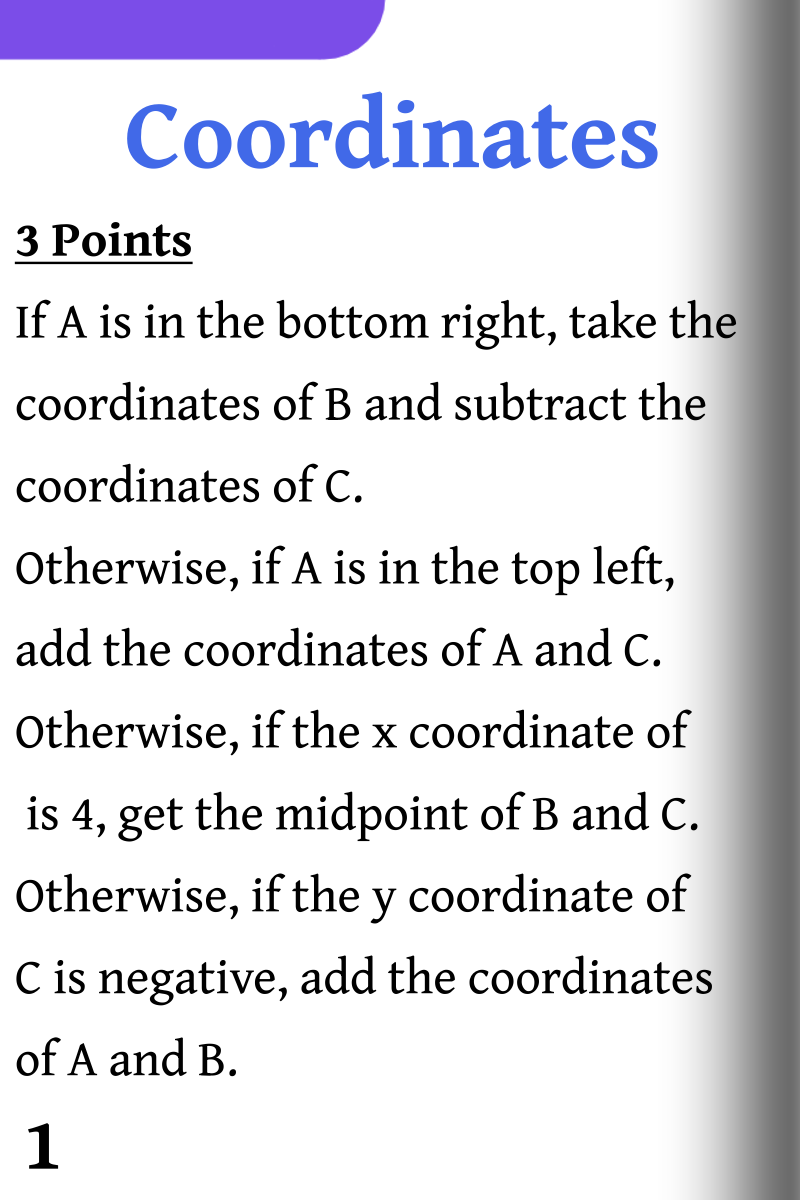
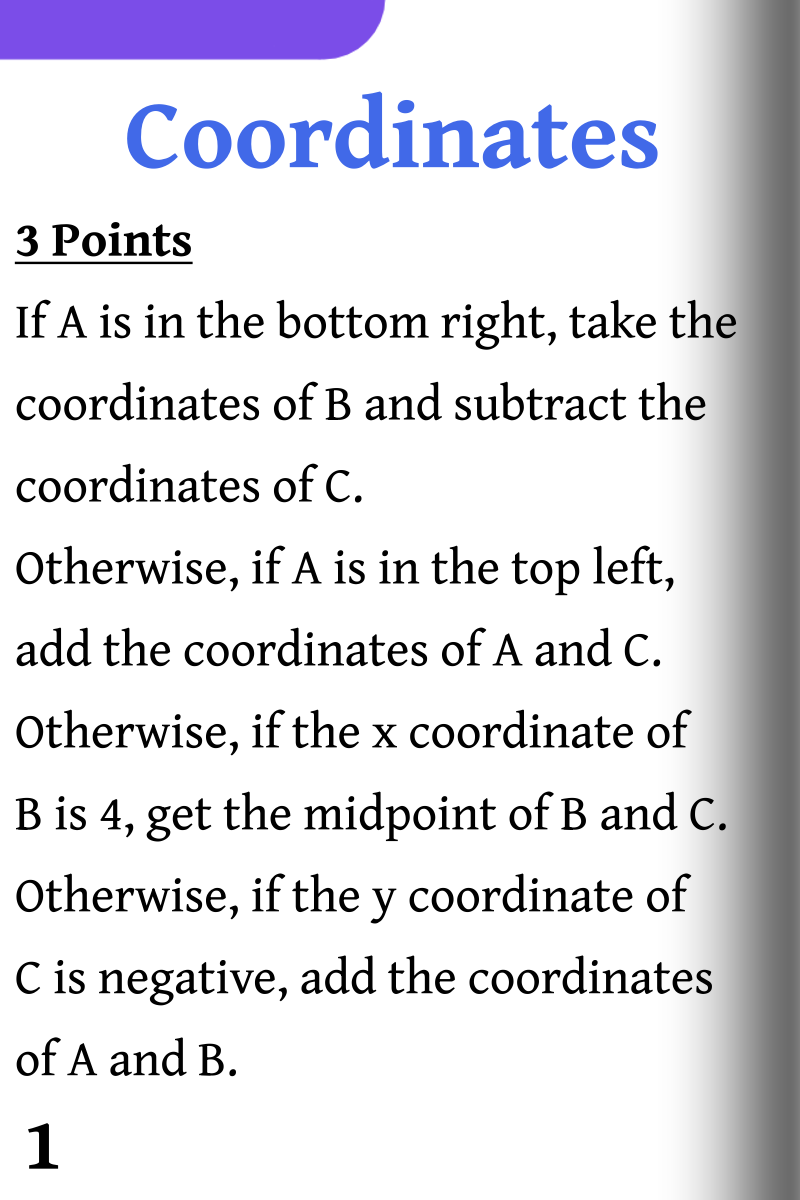
The second 800×1200 image is a revision of the first. Changes to its layers:
painted on "Purple Bit" over [15, 791, 726, 842]
painted on "Shadow" over [15, 791, 726, 842]
painted on "Background" over [15, 791, 726, 842]
